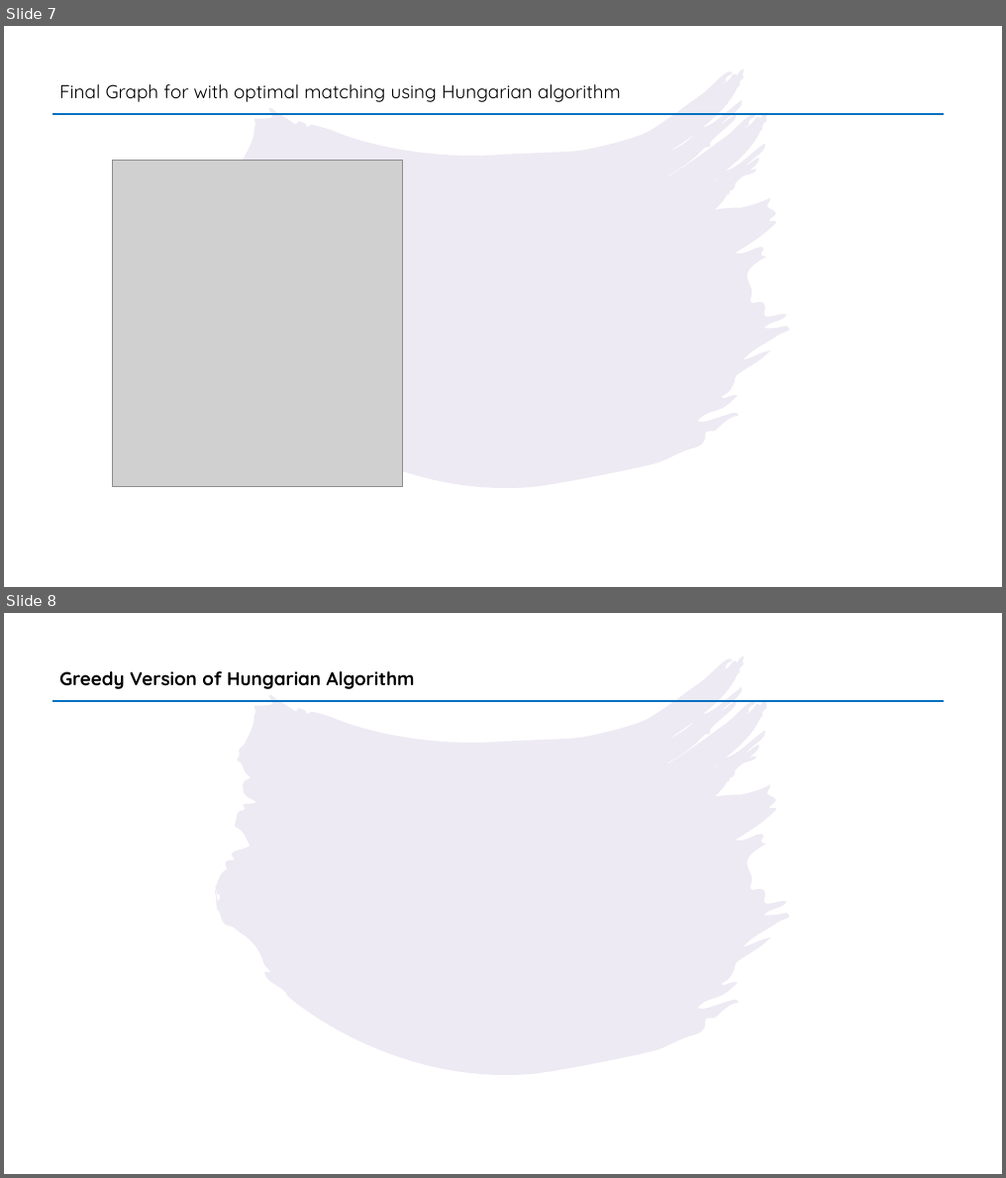
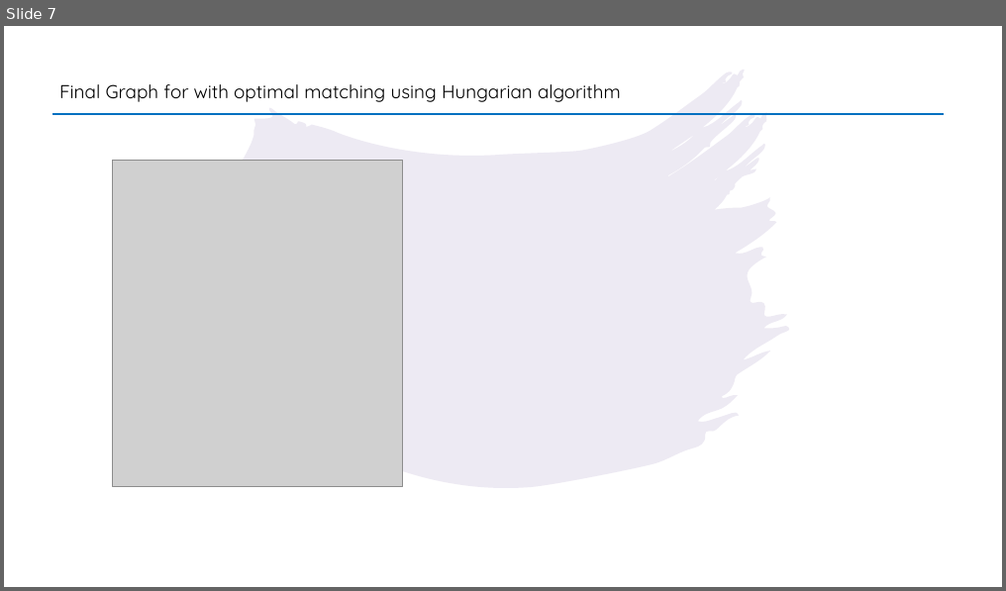
Before and after one commit to harish-udhay/Hungarian_algorithm_for_kidney_exchange, a slide deck: project.pptx. Shown one above the other, each under a label of ours: slides 7 and 8 before the commit, slide 7 after it. The pictures are 1006x1178 and 1006x591 pixels, drawn with LibreOffice and Linux fonts; fonts in the diff are those of the drawing; grey boxes stand for pictures. Boxes give left, top, right and bottom in pixels: in the first picture for what was removed or moved away, otherwise in the second. Text is boxed around its words. In the diff, an @@ line names an element or a change of style, - is before the commit and + after.

```diff
--- a/project.pptx
+++ b/project.pptx
@@ slide 8 removed at box(4, 613, 1002, 1174), background #FFFFFF; not listed: 1 template element that a slide beside it also shows @@
@@ text removed at box(59, 671, 415, 689) @@
-Greedy Version of Hungarian Algorithm
@@ line removed from (52, 701) to (944, 701) @@
```
Also in this commit, not shown: 4 slides added.
